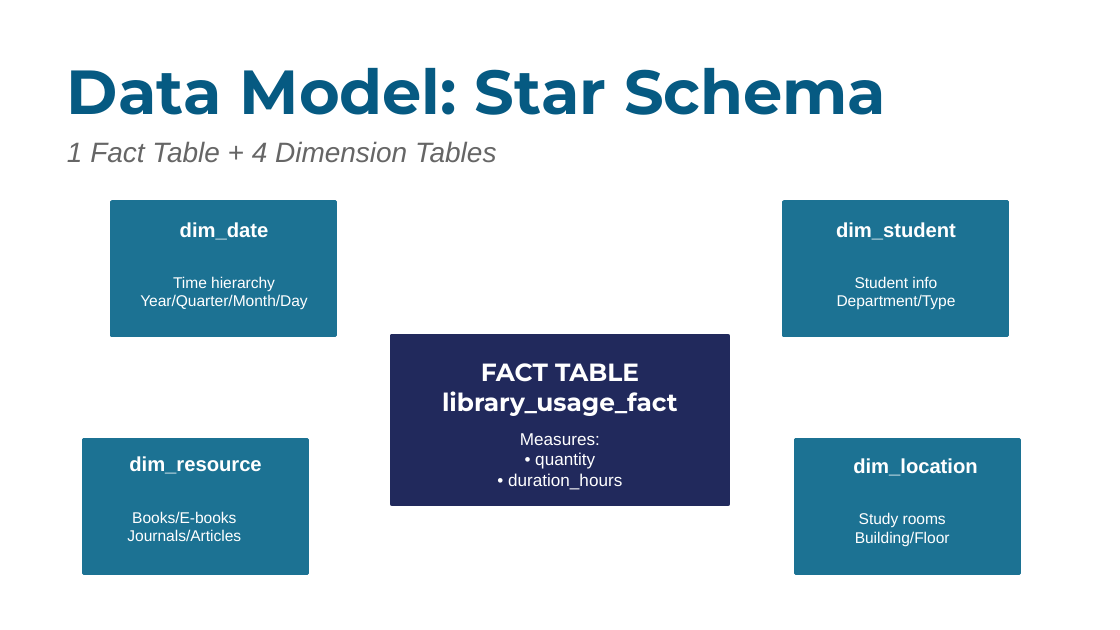
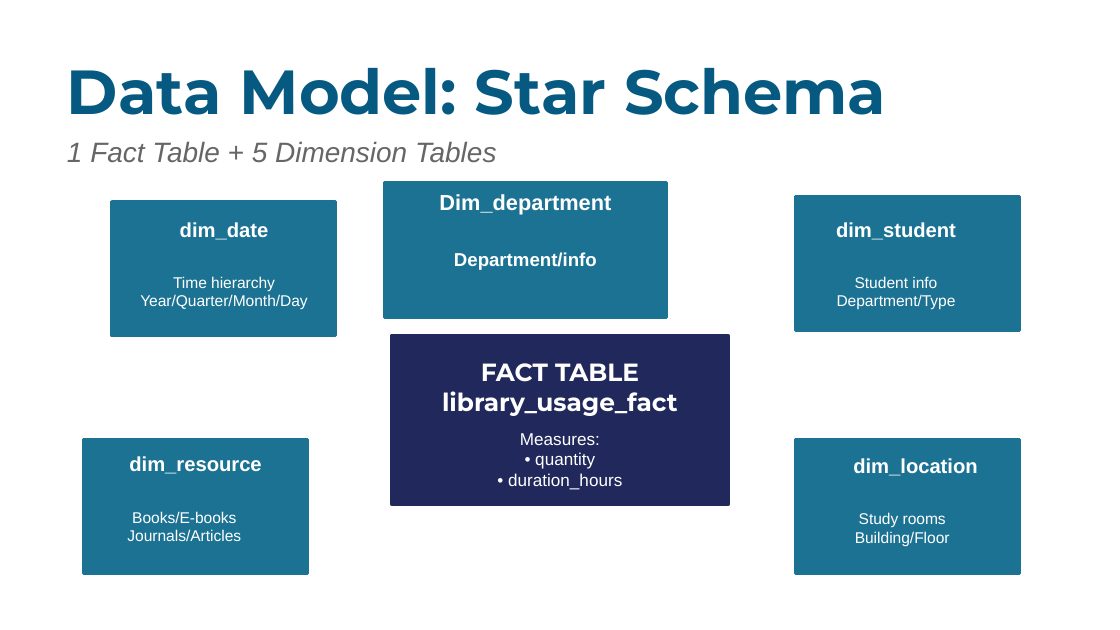
Before and after one commit to cyprien-beep/Group1, a slide deck: slide 7 of Group0_1LibraryDW/02_final_presentation.pptx (slide 6 before the commit). Drawn at 1120x630 pixels with LibreOffice and Linux fonts; fonts in the diff are those of the drawing. Boxes give left, top, right and bottom in pixels: in the first picture for what was removed or moved away, otherwise in the second. Text is boxed around its words. In the diff, an @@ line names an element or a change of style, - is before the commit and + after.

```diff
--- a/Group0_1LibraryDW/02_final_presentation.pptx
+++ b/Group0_1LibraryDW/02_final_presentation.pptx
@@ text at box(67, 141, 496, 163): text changed @@
-1 Fact Table + 4 Dimension Tables
+1 Fact Table + 5 Dimension Tables
@@ rectangle added at box(384, 183, 666, 317), fill #1C7293, outline #1C7293 2 pt, 12 pt, text #FFFFFF, bold @@
+Dim_department
+Department/info
@@ rectangle: place and size @@
-rectangle at box(784, 202, 1008, 336)
+rectangle at box(795, 196, 1019, 330)
```
Also in this commit, not shown: 3 other slides changed, 1 slide added, 3 other files.
